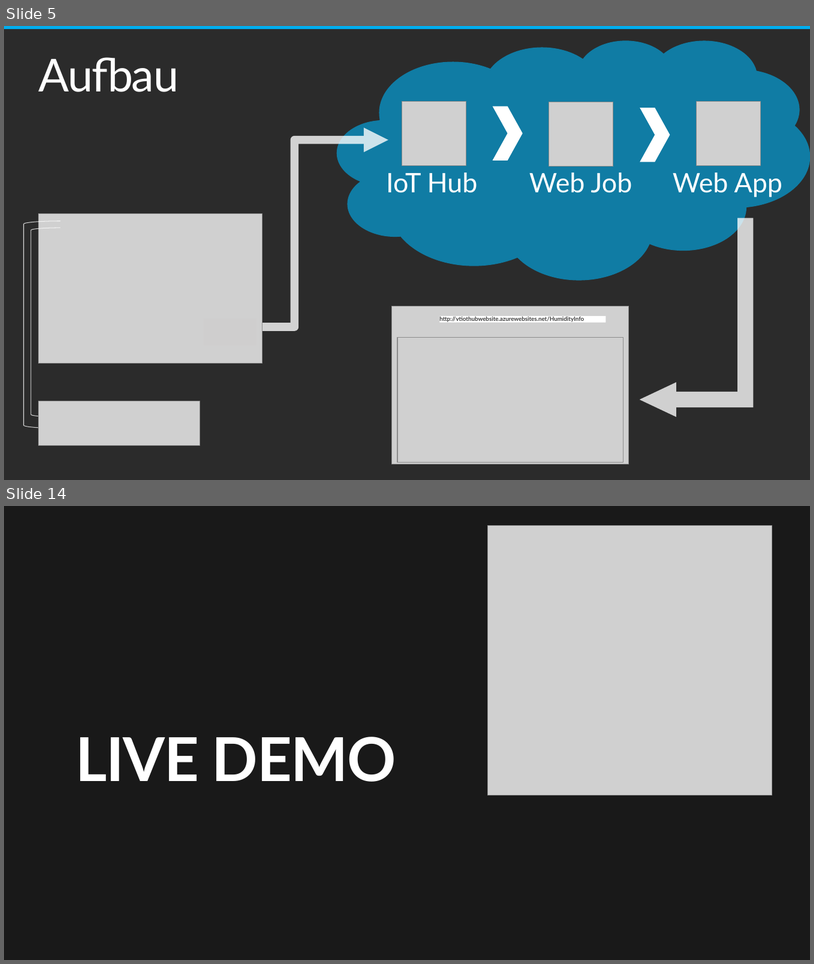
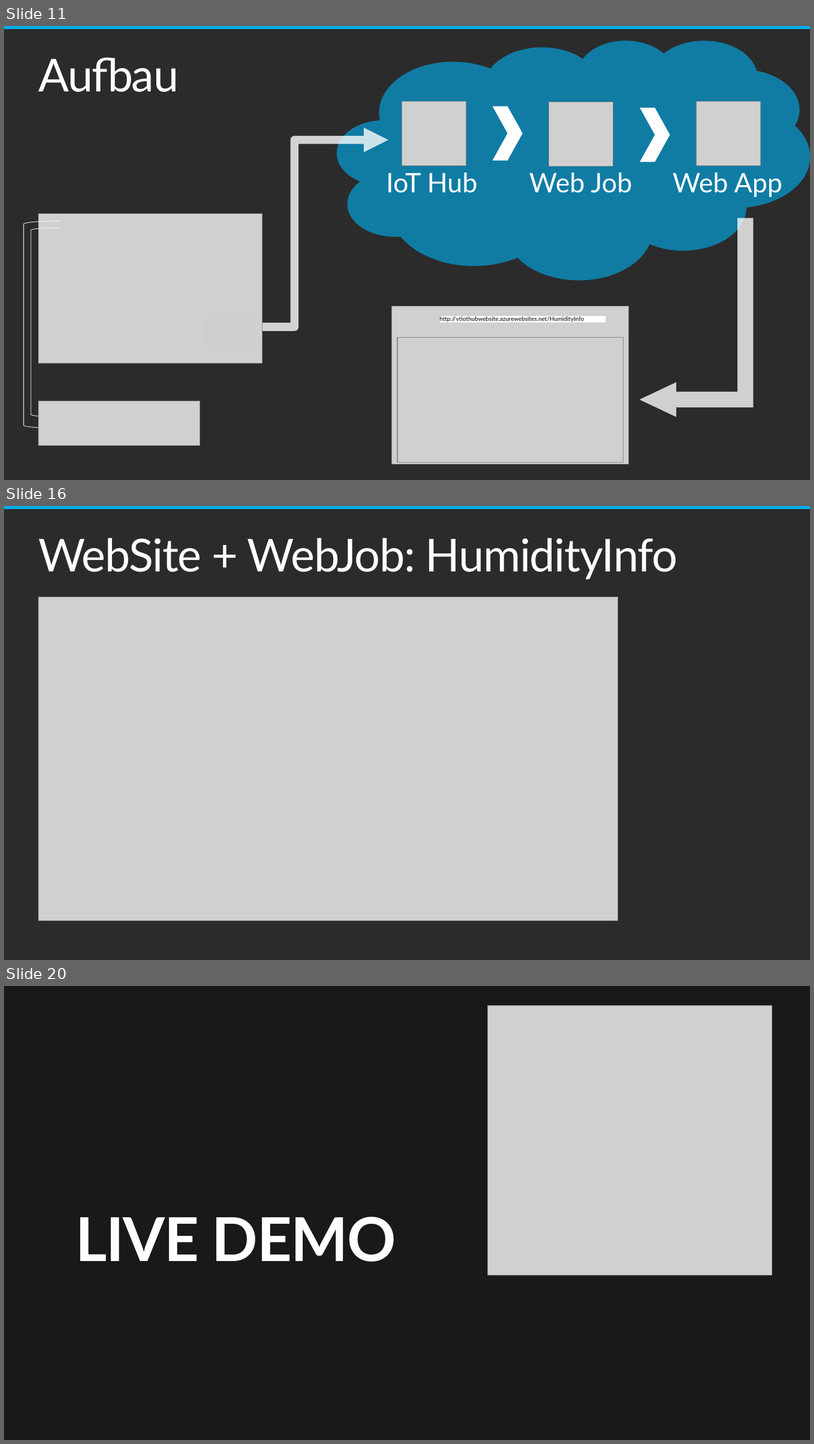
Before and after one commit to chriz239/VtIoTHub, a slide deck: Semesterprojekt_VT.pptx. Shown one above the other, each under a label of ours: slides 5 and 14 before the commit, slides 11, 16 and 20 after it; the slides between them are not shown. The pictures are 814x964 and 814x1444 pixels, drawn with LibreOffice and Linux fonts; fonts in the diff are those of the drawing; grey boxes stand for pictures; background and template pictures are left out; a plain dark background stands for a picture behind light text. Boxes give left, top, right and bottom in pixels: in the first picture for what was removed or moved away, otherwise in the second. Text is boxed around its words. In the diff, an @@ line names an element or a change of style, - is before the commit and + after.

```diff
--- a/Semesterprojekt_VT.pptx
+++ b/Semesterprojekt_VT.pptx
@@ slide 16 added at [4,506,810,960], background picture (left out); not listed: 1 template element that a slide beside it also shows @@
@@ title added at [38,538,678,579], 54 pt, text #FFFFFF @@
+WebSite + WebJob: HumidityInfo
@@ picture added at [38,597,618,921] @@
@@ what was slide 5 is now slide 11 @@
@@ what was slide 14 is now slide 20 @@
```
Also in this commit, not shown: 2 slides changed, 10 other slides added, 5 slides removed.
